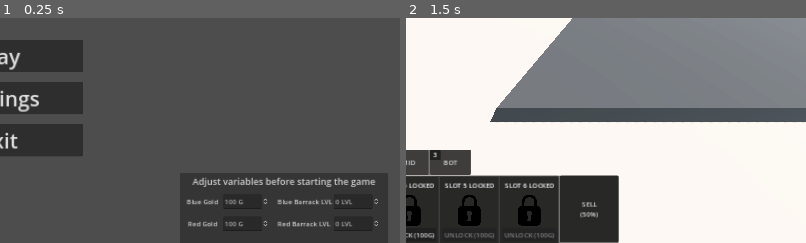
Above: before the commit, frames 1-2 (left to right).
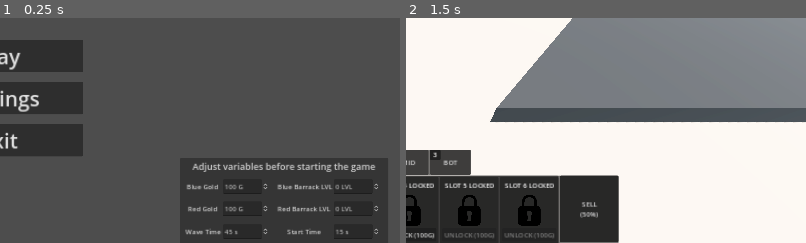
Above: after the commit, the same moments.

Repository: RadekGrzankowski/ChipsowyJam1
Game: Godot game, scene res://Scenes/Levels/main_menu.tscn
Two runs of this game, one before a commit and one after it. Both use one fixed random seed, a clock stepped at 60 frames per second and the inputs below.
Inputs:
- Up to frame 1 (0.25 s): no input
- Up to frame 2 (1.5 s): click "Play" at 0.5 s; click "TOP" at 1.25 s
The pictures show only the part of the screen within x 50-100%, y 46-96%; the shares and areas given below are measured in that part.

The runs differ from the first frame. In frame 1, 3.5% of the frame differs, in the area x 46-95%, y 64-97%; in frame 2, nothing differs.

Commit message:
Health bars WIP & Main Menu variables

Diff:
--- /dev/null
+++ b/ChipsowyJam/Scenes/Assets/Mobs/health_ui.tscn
@@ -0,0 +1,53 @@
+[gd_scene load_steps=4 format=3 uid="uid://8cdq6wa0c78s"]
+
+[sub_resource type="ViewportTexture" id="ViewportTexture_d67gv"]
+viewport_path = NodePath("SubViewport")
+
+[sub_resource type="StyleBoxFlat" id="StyleBoxFlat_2kei0"]
+resource_local_to_scene = true
+bg_color = Color(0.831373, 0.254902, 0.192157, 1)
+border_width_left = 1
+border_width_top = 1
+border_width_right = 1
+border_width_bottom = 3
+border_color = Color(0.376471, 0.0862745, 0.054902, 1)
+corner_radius_top_left = 4
+corner_radius_top_right = 4
+corner_radius_bottom_right = 4
+corner_radius_bottom_left = 4
+
+[sub_resource type="StyleBoxFlat" id="StyleBoxFlat_aggu5"]
+bg_color = Color(0.188235, 0.556863, 0.321569, 1)
+border_width_left = 1
+border_width_top = 1
+border_width_right = 1
+border_width_bottom = 3
+border_color = Color(0.0196078, 0.117647, 0.054902, 1)
+corner_radius_top_left = 4
+corner_radius_top_right = 4
+corner_radius_bottom_right = 4
+corner_radius_bottom_left = 4
+
+[node name="HealthBar" type="Sprite3D"]
+billboard = 1
+texture = SubResource("ViewportTexture_d67gv")
+
+[node name="SubViewport" type="SubViewport" parent="."]
+transparent_bg = true
+size = Vector2i(208, 40)
+
+[node name="Panel" type="Panel" parent="SubViewport"]
+offset_right = 208.0
+offset_bottom = 40.0
+
+[node name="ProgressBar" type="ProgressBar" parent="SubViewport/Panel"]
+layout_mode = 1
+anchors_preset = 15
+anchor_right = 1.0
+anchor_bottom = 1.0
+grow_horizontal = 2
+grow_vertical = 2
+theme_override_font_sizes/font_size = 25
+theme_override_styles/background = SubResource("StyleBoxFlat_2kei0")
+theme_override_styles/fill = SubResource("StyleBoxFlat_aggu5")
+value = 100.0
--- a/ChipsowyJam/Scenes/Assets/Mobs/minion.tscn
+++ b/ChipsowyJam/Scenes/Assets/Mobs/minion.tscn
@@ -1,7 +1,8 @@
-[gd_scene load_steps=7 format=3 uid="uid://mmq7d6i1fgjc"]
+[gd_scene load_steps=9 format=3 uid="uid://mmq7d6i1fgjc"]
 
 [ext_resource type="Script" path="res://Scripts/mob_behaviour.gd" id="1_pu2pm"]
 [ext_resource type="PackedScene" uid="uid://bi3f26bls5dm3" path="res://Scenes/Assets/Mobs/ranged_projectile.tscn" id="2_ioq7i"]
+[ext_resource type="PackedScene" uid="uid://8cdq6wa0c78s" path="res://Scenes/Assets/Mobs/health_ui.tscn" id="3_wc8ne"]
 
 [sub_resource type="CylinderShape3D" id="CylinderShape3D_4okeo"]
 height = 1.25
@@ -16,6 +17,9 @@
 height = 0.7
 radius = 1.5
 
+[sub_resource type="ViewportTexture" id="ViewportTexture_pfm8l"]
+viewport_path = NodePath("SubViewport")
+
 [sub_resource type="Curve3D" id="Curve3D_ti6jn"]
 _data = {
 "points": PackedVector3Array(0, 0, 0, 0, 2, 0, 0, 1, 0, 0, 2, 0, 0, 0, 0, 0, 1, -1),
@@ -23,12 +27,10 @@
 }
 point_count = 2
 
-[node name="Minion" type="CharacterBody3D" node_paths=PackedStringArray("health_label", "hit_area3D") groups=["mob"]]
+[node name="Minion" type="CharacterBody3D" groups=["mob"]]
 axis_lock_angular_x = true
 axis_lock_angular_z = true
 script = ExtResource("1_pu2pm")
-health_label = NodePath("HealthLabel")
-hit_area3D = NodePath("HitArea3D")
 projectile_arrow = ExtResource("2_ioq7i")
 movement_speed = 3.5
 look_ahead = 1.5
@@ -57,8 +59,13 @@
 
 [node name="HealthLabel" type="Label3D" parent="."]
 transform = Transform3D(1, 0, 0, 0, 1, 0, 0, 0, 1, 0, 1.5, 0)
+visible = false
 billboard = 1
 font_size = 60
+
+[node name="HealthBar" parent="." instance=ExtResource("3_wc8ne")]
+transform = Transform3D(0.75, 0, 0, 0, 0.75, 0, 0, 0, 0.75, 0, 2, 0)
+texture = SubResource("ViewportTexture_pfm8l")
 
 [node name="NavPathTimer" type="Timer" parent="."]
 wait_time = 0.25
--- a/ChipsowyJam/Scenes/Levels/main_menu.gd
+++ b/ChipsowyJam/Scenes/Levels/main_menu.gd
@@ -4,12 +4,16 @@
 @onready var red_gold_box: SpinBox = $MainMenu/DebugPanel/RedGoldInputBox
 @onready var blue_barrack_box: SpinBox = $MainMenu/DebugPanel/BlueBarrackInputBox
 @onready var red_barrack_box: SpinBox = $MainMenu/DebugPanel/RedBarrackInputBox
+@onready var wave_time_box: SpinBox = $MainMenu/DebugPanel/WaveTimeInputBox
+@onready var start_time_box: SpinBox = $MainMenu/DebugPanel/StartTimeInputBox
 
 func _on_play_button_pressed():
 	Game.red_gold = red_gold_box.value
 	Game.blue_gold = blue_gold_box.value
 	Game.red_barracks_level = red_barrack_box.value
 	Game.blue_barracks_level = blue_barrack_box.value
+	Game.start_delay_time = start_time_box.value
+	Game.wave_time = wave_time_box.value
 	Game.reset_values()
 	get_tree().change_scene_to_file("res://Scenes/Levels/wip_scene.tscn")
 
--- a/ChipsowyJam/Scenes/Levels/main_menu.tscn
+++ b/ChipsowyJam/Scenes/Levels/main_menu.tscn
@@ -72,9 +72,9 @@
 anchor_right = 1.0
 anchor_bottom = 1.0
 offset_left = -528.0
-offset_top = -211.0
+offset_top = -247.0
 offset_right = -28.0
-offset_bottom = -35.0
+offset_bottom = -24.0
 grow_horizontal = 0
 grow_vertical = 0
 
@@ -167,5 +167,47 @@
 horizontal_alignment = 1
 vertical_alignment = 1
 
+[node name="WaveTimeInputBox" type="SpinBox" parent="MainMenu/DebugPanel"]
+layout_mode = 0
+offset_left = 103.0
+offset_top = 159.0
+offset_right = 213.0
+offset_bottom = 194.0
+min_value = 10.0
+max_value = 120.0
+value = 45.0
+suffix = "s"
+
+[node name="WaveTimeLabel" type="Label" parent="MainMenu/DebugPanel"]
+layout_mode = 0
+offset_left = 13.0
+offset_top = 159.0
+offset_right = 95.0
+offset_bottom = 193.0
+text = "Wave Time"
+horizontal_alignment = 1
+vertical_alignment = 1
+
+[node name="StartTimeInputBox" type="SpinBox" parent="MainMenu/DebugPanel"]
+layout_mode = 0
+offset_left = 369.0
+offset_top = 159.0
+offset_right = 479.0
+offset_bottom = 194.0
+min_value = 1.0
+max_value = 60.0
+value = 15.0
+suffix = "s"
+
+[node name="StartTimeLabel" type="Label" parent="MainMenu/DebugPanel"]
+layout_mode = 0
+offset_left = 234.0
+offset_top = 159.0
+offset_right = 360.0
+offset_bottom = 193.0
+text = "Start Time"
+horizontal_alignment = 1
+vertical_alignment = 1
+
 [connection signal="pressed" from="MainMenu/HBoxContainer/VBoxContainer/HBoxContainer/VBoxContainer/PlayButton" to="." method="_on_play_button_pressed"]
 [connection signal="pressed" from="MainMenu/HBoxContainer/VBoxContainer/HBoxContainer/VBoxContainer/ExitButton" to="." method="_on_exit_button_pressed"]
--- a/ChipsowyJam/Scenes/UI/HUD.tscn
+++ b/ChipsowyJam/Scenes/UI/HUD.tscn
@@ -27,7 +27,6 @@
 script = ExtResource("1_bvj0y")
 minionScene = ExtResource("3_1jksw")
 minion_models = [ExtResource("4_6rao7"), ExtResource("4_e1iku"), ExtResource("5_xy08n"), ExtResource("7_vue2w"), ExtResource("7_vue2w"), ExtResource("8_ykaen"), ExtResource("8_qup3b"), ExtResource("9_hehkg")]
-waveTime = 45
 
 [node name="GameUIManager" type="Node3D" parent="."]
 script = ExtResource("4_v33no")
@@ -1450,7 +1449,6 @@
 [node name="StartDelayTimer" type="Timer" parent="."]
 wait_time = 15.0
 one_shot = true
-autostart = true
 
 [connection signal="pressed" from="GameUIManager/HUD/UpgradeControls/MidTowerUpgrades/AttackUpgrades/AttackUpgrade4" to="GameUIManager" method="_on_attack_upgrade_4_pressed" binds= ["mid"]]
 [connection signal="pressed" from="GameUIManager/HUD/UpgradeControls/MidTowerUpgrades/AttackUpgrades/AttackUpgrade3" to="GameUIManager" method="_on_attack_upgrade_3_pressed" binds= ["mid"]]
--- a/ChipsowyJam/Scripts/Game.gd
+++ b/ChipsowyJam/Scripts/Game.gd
@@ -5,6 +5,9 @@
 
 var red_barracks_level: int = 0
 var blue_barracks_level: int = 0
+
+var start_delay_time: int = 15
+var wave_time: int = 45
 
 var red_minions_top: int
 var red_minions_mid: int
--- a/ChipsowyJam/Scripts/mob_behaviour.gd
+++ b/ChipsowyJam/Scripts/mob_behaviour.gd
@@ -4,9 +4,9 @@
 @export var mob_health: int = 75
 @export var mob_attack: float = 5.0
 @export var mob_armor: int = 5.0
-@export var health_label: Label3D
-@export var hit_area3D: Area3D
 @export var attack_speed: float = 1.25
+@onready var health_label: Label3D = $HealthLabel
+@onready var health_bar: ProgressBar = $HealthBar/SubViewport/Panel/ProgressBar
 
 var teamName: String
 enum mob_class {MELEE, RANGED, MAGE}
@@ -59,6 +59,9 @@
 			"Death":
 				death_anim = "Death"
 
+	health_bar.set_max(mob_health)
+	health_bar.set_value(mob_health)
+
 func initialize(card, team: String, main_path: String, model: PackedScene):
 	if card != null:
 		mob_name = card.card_name
@@ -102,6 +105,7 @@
 		add_to_group("red_team")
 	elif team == "blue":
 		add_to_group("blue_team")
+
 
 func take_damage(amount, attacker):
 	#checks if current mob is existing
@@ -129,6 +133,7 @@
 				Game.red_gold += 5
 			queue_free()
 		else:
+			health_bar.set_value(mob_health)
 			health_label.text = str(mob_name) + " " + str(mob_health) + "HP\n" + \
 			str(mob_attack) + "AD " + str(mob_armor) + "ARM"
 
--- a/ChipsowyJam/Scripts/spawn_manager.gd
+++ b/ChipsowyJam/Scripts/spawn_manager.gd
@@ -19,7 +19,6 @@
 
 @onready var waveTimer = $"../WaveTimer"
 @onready var startTimer = $"../StartDelayTimer"
-@export var waveTime: int
 @onready var mob_blue_timer = $"../BlueMobTimer"
 @onready var mob_red_timer = $"../RedMobTimer"
 @onready var blue_nexus_label = $"/root/GameNode/Terrain/NexusBlue/TimerLabel"
@@ -42,7 +41,9 @@
 # Called when the node enters the scene tree for the first time.
 func _ready():
 	cardsUI = get_tree().get_first_node_in_group("CardsUI")
-	waveTimer.wait_time = waveTime
+	startTimer.wait_time = Game.start_delay_time
+	waveTimer.wait_time = Game.wave_time
+	startTimer.start()
 
 # Called every frame. 'delta' is the elapsed time since the previous frame.
 func _process(delta):
